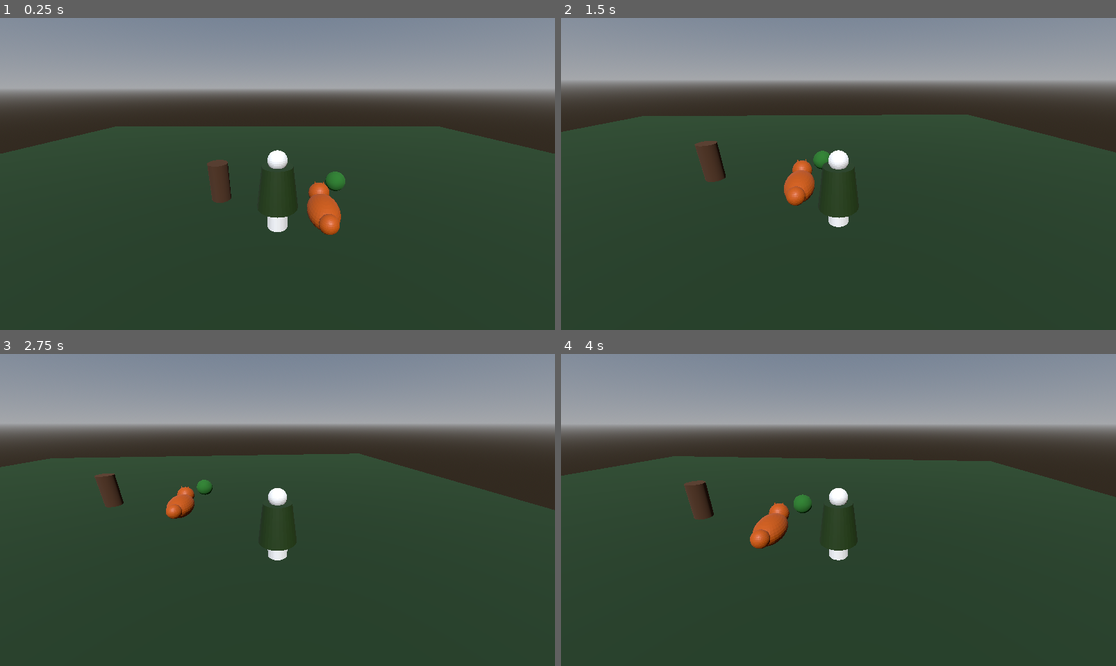
Above: before the commit, frames 1-4 (two rows, left to right).
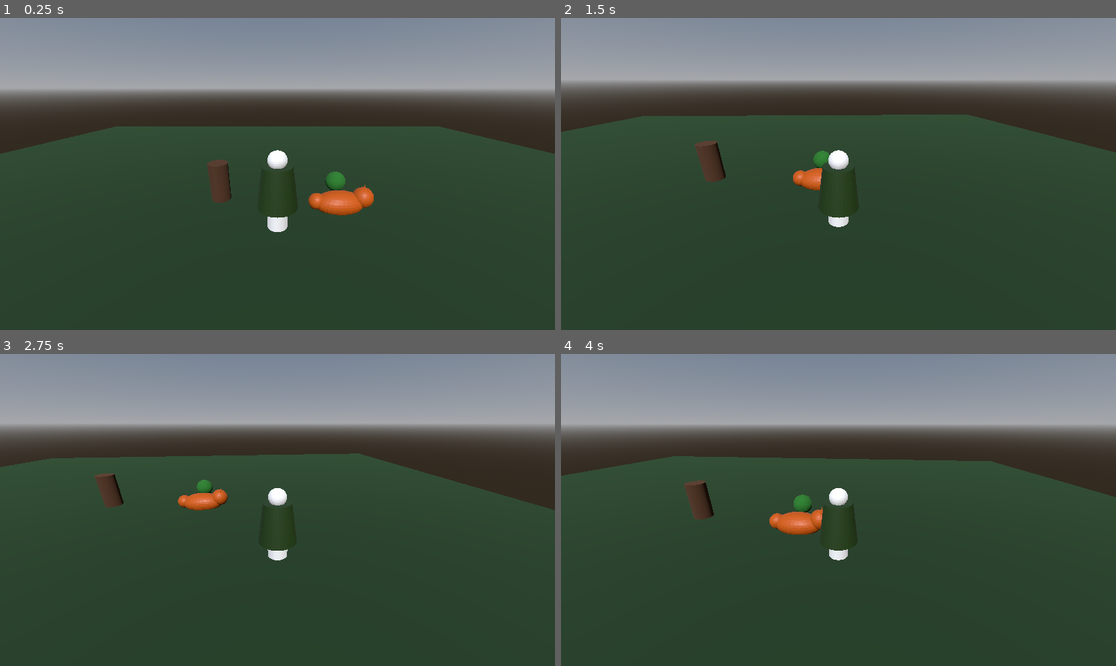
Above: after the commit, the same moments.

Repository: PaOwiad/SilentFlora
Game: Godot game, scene res://flüsterhain_scene.tscn
The game is run twice, just before and just after one commit, with the same random seed, the same clock (stepped at 60 frames per second) and the same inputs.
Inputs:
- Up to frame 1 (0.25 s): no input
- Up to frame 2 (1.5 s): tap Enter (ui_accept) at 0.5, 0.77 s; hold Right (ui_right) 0.53-1.28 s; hold Down (ui_down) from 1.28 s (still down)
- Up to frame 3 (2.75 s): tap Enter (ui_accept) at 1.52 s; release Down (ui_down) at 2.03 s; hold Right (ui_right) from 2.03 s (still down)
- Up to frame 4 (4 s): release Right (ui_right) at 2.78 s; hold Up (ui_up) 2.78-3.53 s; tap Enter (ui_accept) at 3.02, 3.77 s; hold Left (ui_left) from 3.53 s (still down)

The runs differ from the first frame. In frame 1, 1.1% of the frame differs, in the area x 55-68%, y 52-70%; in frame 2, 0.6%; in frame 3, 0.6%; in frame 4, 1.0%.

Commit message:
Fuchs korrekt positioniert

Diff:
--- a/flüsterhain_scene.tscn
+++ b/flüsterhain_scene.tscn
@@ -104,7 +104,7 @@
 transform = Transform3D(1, 0, 0, 0, 0.70710677, 0.70710677, 0, -0.70710677, 0.70710677, 0, 0, 0)
 
 [node name="Fox" type="Node3D" parent="." unique_id=43637006]
-transform = Transform3D(-4.371139e-08, 0, 1, 0, 1, 0, -1, 0, -4.371139e-08, 2, 0.5, -1)
+transform = Transform3D(1, 0, 0, 0, 1, 0, 0, 0, 1, 3, 0.3, -2)
 script = ExtResource("5_xx6p7")
 
 [node name="fio_figure" parent="Fox" unique_id=2137682320 instance=ExtResource("7_st2r7")]
Not shown, added: fox.blend.import
Not shown, added: fox.blend
Not shown, added: fox.blend1
